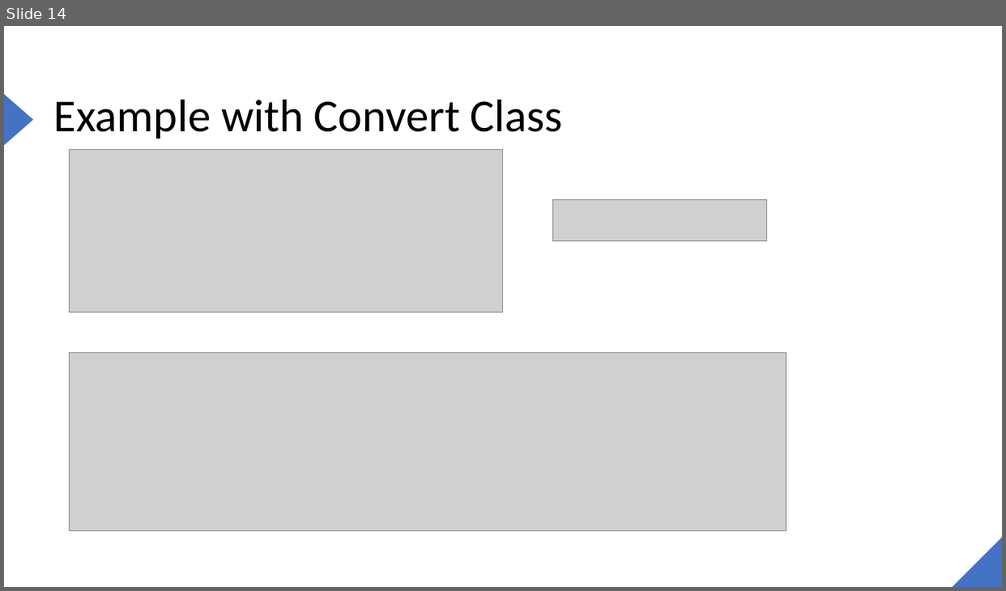
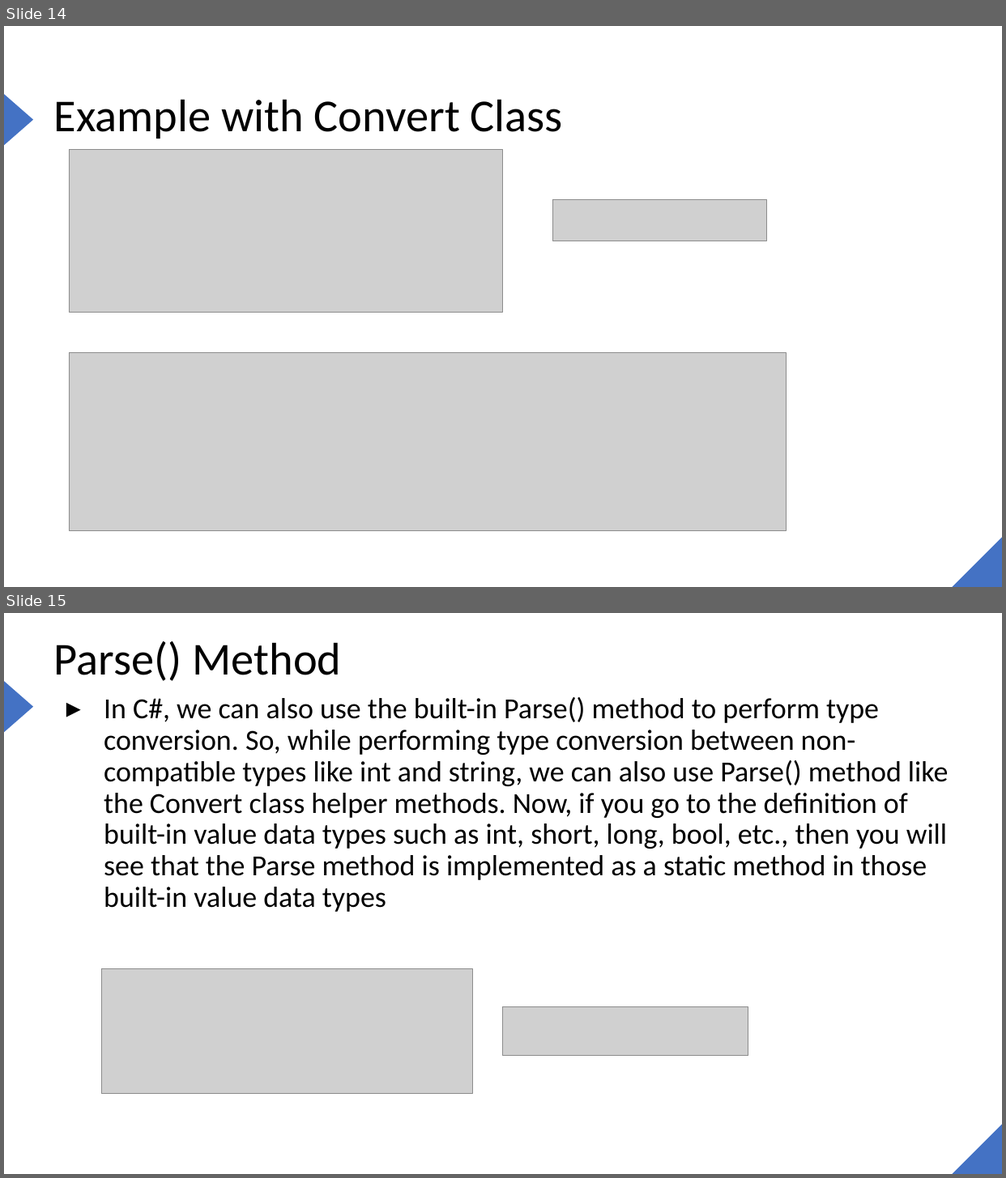
Before and after one commit to joe6276/The-sharp-Repo, a slide deck: Slides/4. Datatypes/VARIABLE.pptx. Shown one above the other, each under a label of ours: slide 14 before the commit, slides 14 and 15 after it. The pictures are 1006x591 and 1006x1178 pixels, drawn with LibreOffice and Linux fonts; fonts in the diff are those of the drawing; grey boxes stand for pictures. Boxes give left, top, right and bottom in pixels: in the first picture for what was removed or moved away, otherwise in the second. Text is boxed around its words. In the diff, an @@ line names an element or a change of style, - is before the commit and + after.

```diff
--- a/Slides/4. Datatypes/VARIABLE.pptx
+++ b/Slides/4. Datatypes/VARIABLE.pptx
@@ slide 15 added at bbox=[4, 613, 1002, 1174], background #FFFFFF; not listed: 2 template elements that a slide beside it also shows @@
@@ title added at bbox=[54, 641, 341, 681], 44 pt, text #000000 @@
+Parse() Method
@@ text added at bbox=[104, 697, 948, 912], 28 pt, text #000000 @@
+▸ In C#, we can also use the built-in Parse() method to perform type conversion. So, while performing type conversion between non-compatible types like int and string, we can also use Parse() method like the Convert class helper methods. Now, if you go to the definition of built-in value data types such as int, short, long, bool, etc., then you will see that the Parse method is implemented as a static method in those built-in value data types
@@ picture added at bbox=[101, 969, 473, 1094] @@
@@ picture added at bbox=[503, 1007, 749, 1056] @@
```
Also in this commit, not shown: 1 slide changed, 2 other slides added, 1 slide removed, 1 other file.
